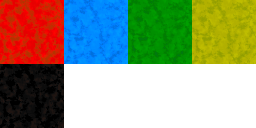
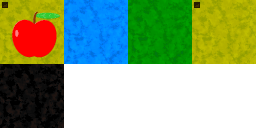
Two versions of the same layered image (256px x 128px). Layer-by-layer changes:
added group "Группа слоёв" with 2 layers above "Копия Фон" over (0, 0, 200, 64)
added layer "Вставленный слой" in group "Группа слоёв" over (12, 11, 60, 58)
added layer "Копия Копия Фон" in group "Группа слоёв" over (0, 0, 200, 64)
hid "Фон" over (0, 0, 200, 64)
